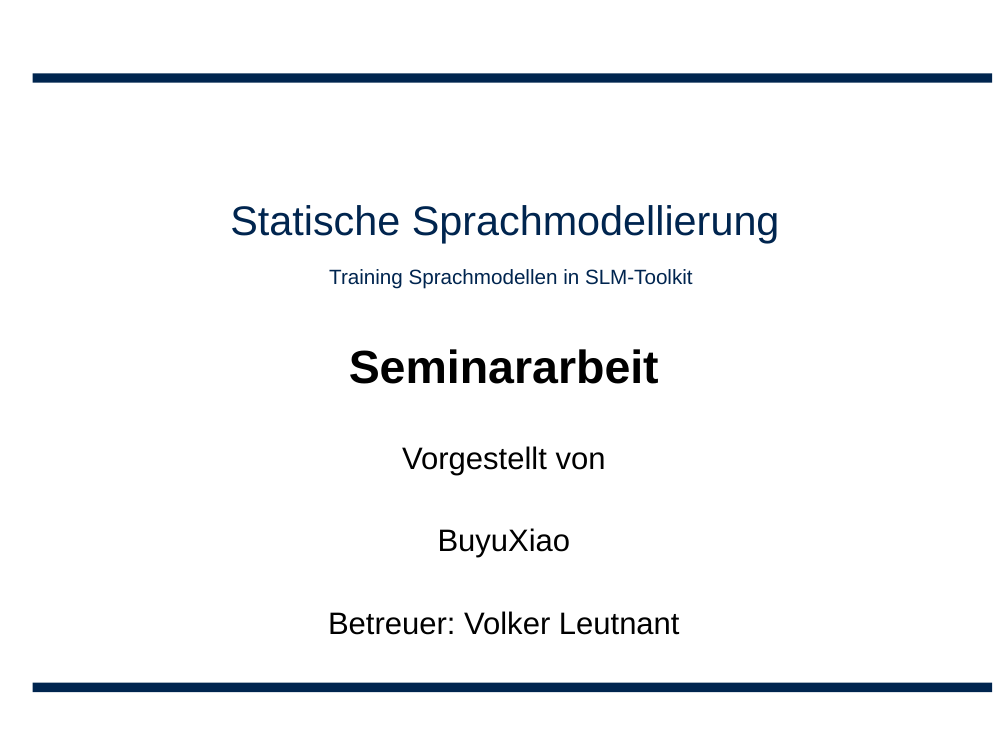
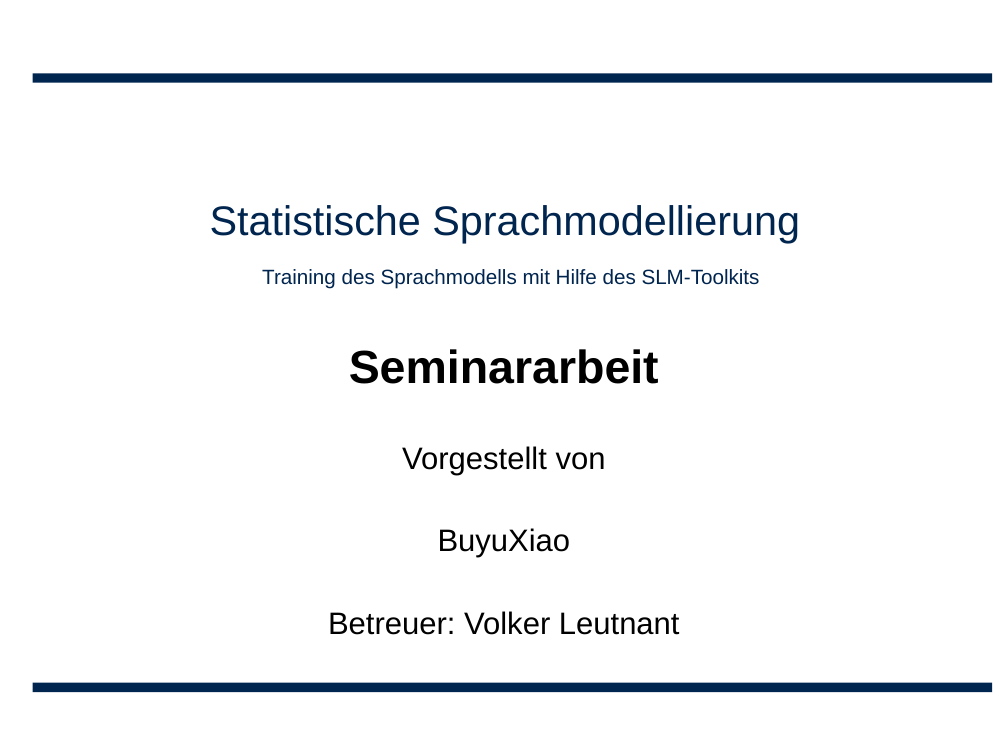
Before and after one commit to leonard117/arbeittet, a slide deck: slide 1 of ARS/doc/Statische Sprachmodellierung.ppt. Drawn at 1008x736 pixels with LibreOffice and Linux fonts; fonts in the diff are those of the drawing; background and template pictures are left out. Boxes give left, top, right and bottom in pixels: in the first picture for what was removed or moved away, otherwise in the second. Text is boxed around its words. In the diff, an @@ line names an element or a change of style, - is before the commit and + after.

```diff
--- a/ARS/doc/Statische Sprachmodellierung.ppt
+++ b/ARS/doc/Statische Sprachmodellierung.ppt
@@ title at box(210, 205, 800, 289): text changed @@
-Statische Sprachmodellierung
-Training Sprachmodellen in SLM-Toolkit
+Statistische Sprachmodellierung
+Training des Sprachmodells mit Hilfe des SLM-Toolkits
```
Also in this commit, not shown: 15 other slides changed, 5 slides added, 4 slides removed.
